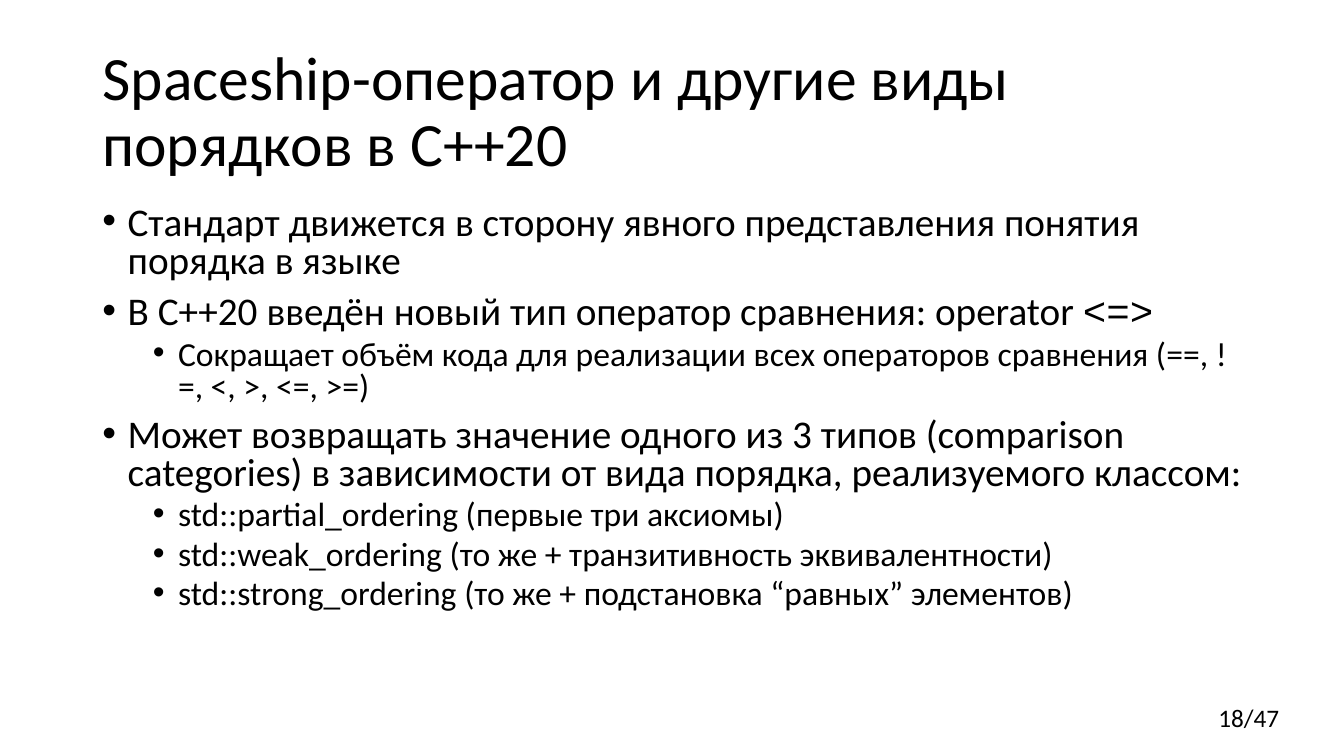
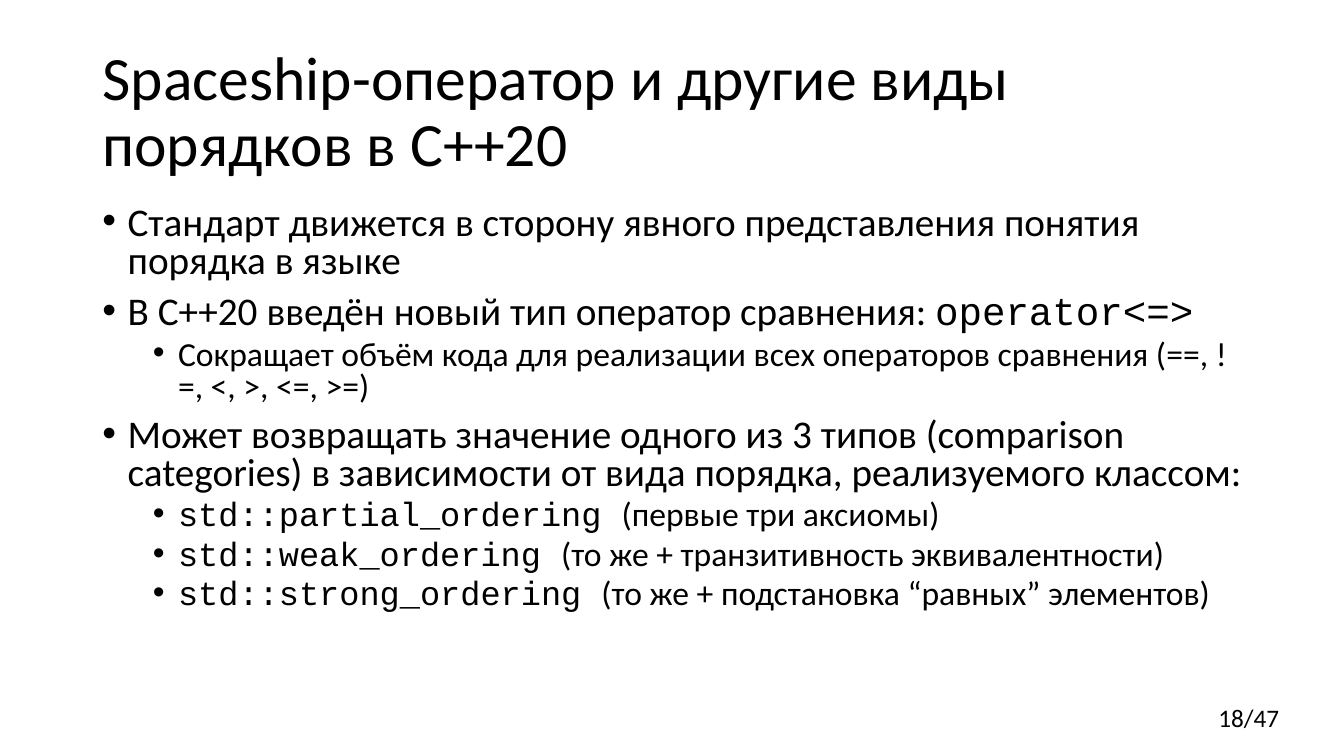
Before and after one commit to yugr/CppRussia, a slide deck: slide 18 of 2023/RU.pptx. Drawn at 1344x756 pixels with LibreOffice and Linux fonts; fonts in the diff are those of the drawing. Boxes give left, top, right and bottom in pixels: in the first picture for what was removed or moved away, otherwise in the second. Text is boxed around its words. In the diff, an @@ line names an element or a change of style, - is before the commit and + after.

```diff
--- a/2023/RU.pptx
+++ b/2023/RU.pptx
@@ text at [128,298,1193,333]: spaces changed @@
-• В C++20 введён новый тип оператор сравнения: operator <=>
+• В C++20 введён новый тип оператор сравнения: operator<=>
@@ text at [178,501,1210,612]: font Calibri to Courier New in "std::partial_ordering", "std::weak_ordering", "std::strong_ordering" @@
```
Also in this commit, not shown: 17 other slides changed, 3 slides added.
